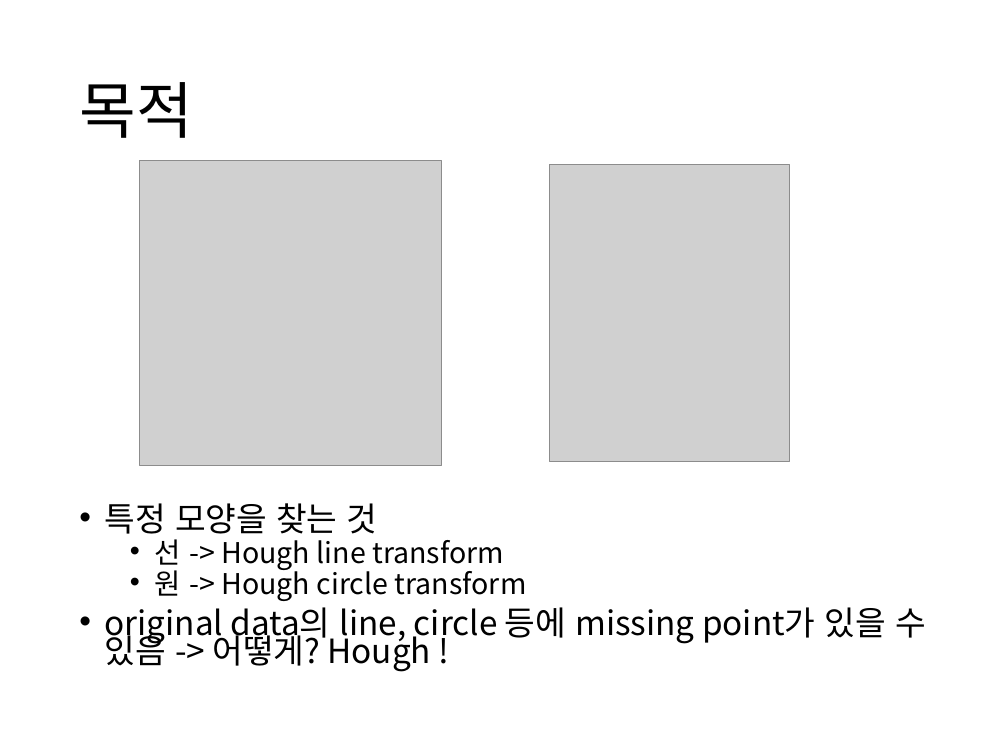
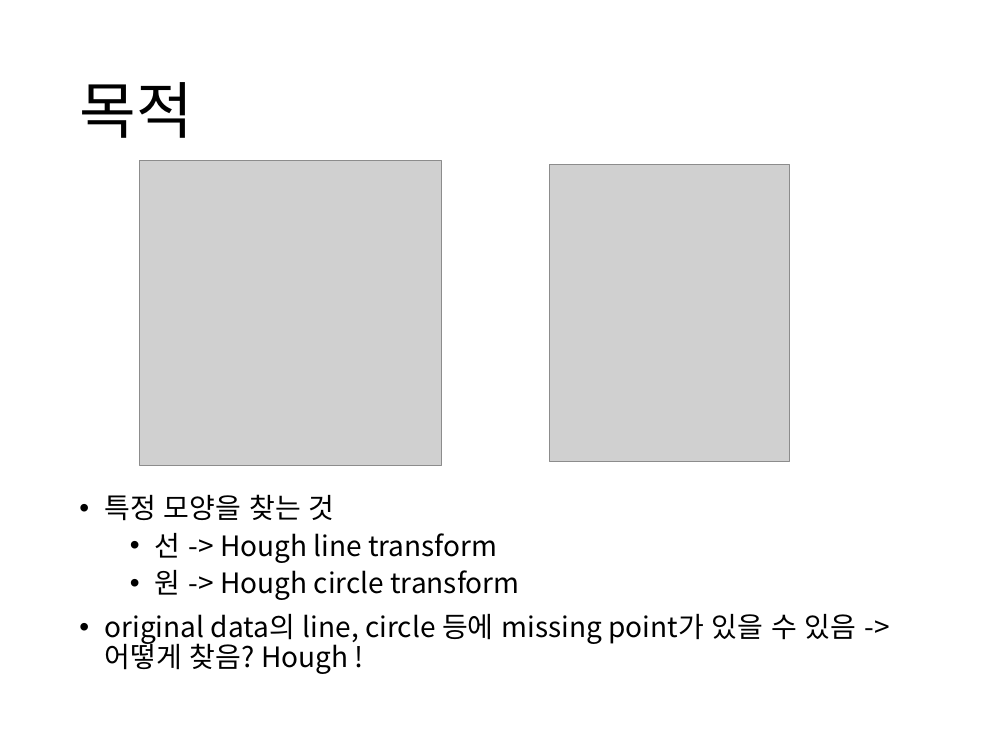
Before and after one commit to boy1089/MyProject, a slide deck: slide 2 of hough transform/hough transform ver1.pptx. Drawn at 1008x756 pixels with LibreOffice and Linux fonts; fonts in the diff are those of the drawing; grey boxes stand for pictures. Boxes give left, top, right and bottom in pixels: in the first picture for what was removed or moved away, otherwise in the second. Text is boxed around its words. In the diff, an @@ line names an element or a change of style, - is before the commit and + after.

Commit message:
hough modified

```diff
--- a/hough transform/hough transform ver1.pptx
+++ b/hough transform/hough transform ver1.pptx
@@ text "특정 모양을 찾는 것": place and size @@
-text "특정 모양을 찾는 것" at box(105, 503, 926, 672)
+text "특정 모양을 찾는 것" at box(105, 494, 857, 674)
@@ text at box(105, 494, 519, 600): size 23.8 to 20 pt in "특정 모양을 찾는 것"; size 20.4 to 20 pt in "선 -> Hough line transform", "원 -> Hough circle transform"; line spacing 0.7 to 0.9 @@
@@ text at box(105, 613, 857, 674): text changed; size 23.8 to 20 pt @@
-• original data의 line, circle 등에 missing point가 있을 수 있음 -> 어떻게? Hough !
+• original data의 line, circle 등에 missing point가 있을 수 있음 -> 어떻게 찾음? Hough !
```
Also in this commit, not shown: 4 other slides changed, 3 slides added, 3 other files.
